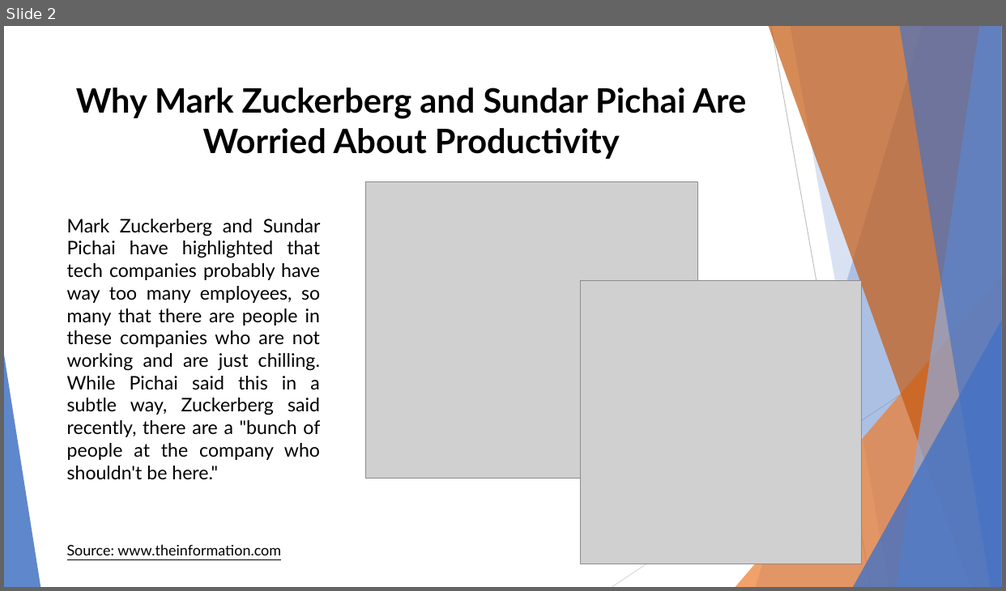
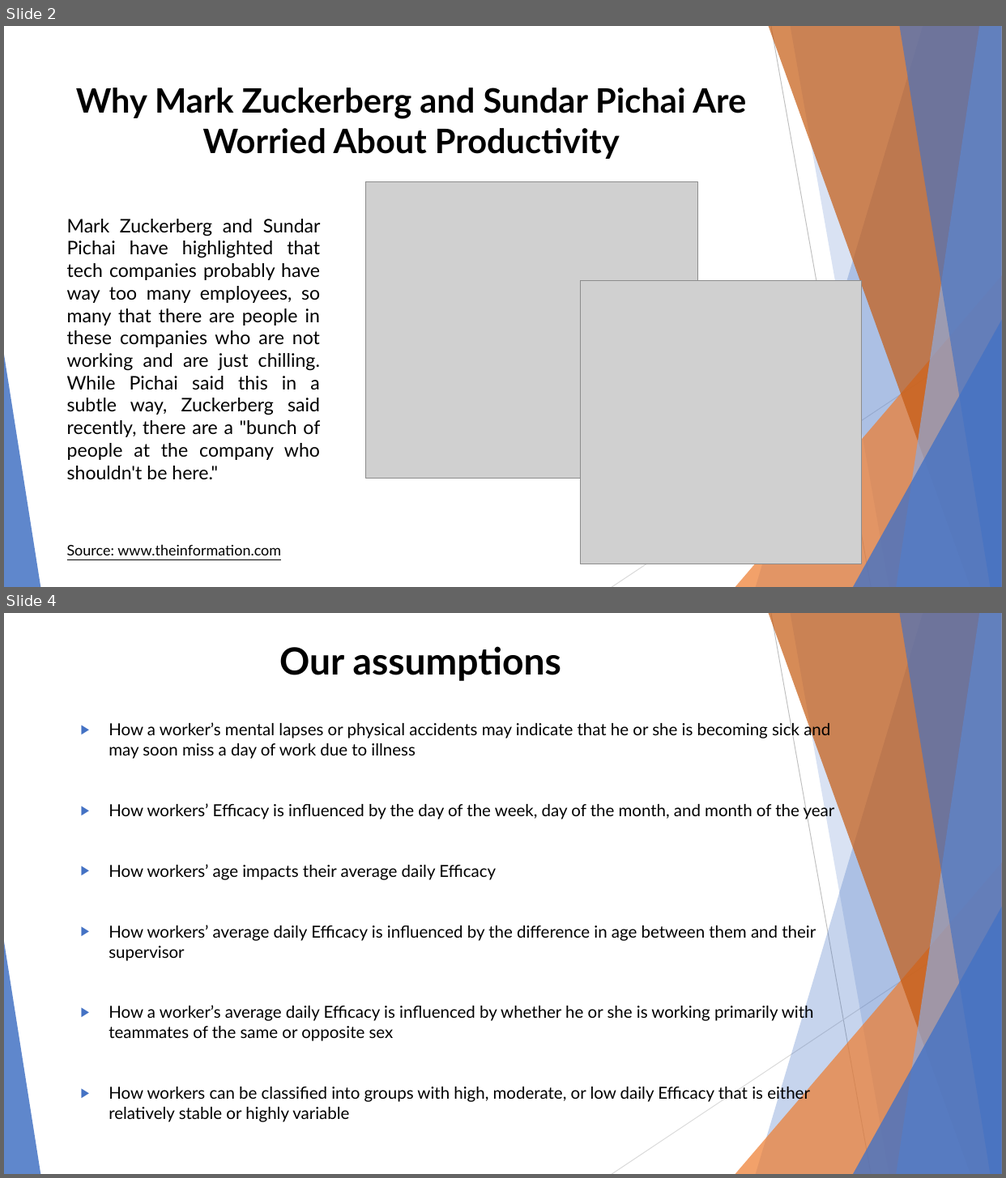
Before and after one commit to BekA-012/ms_kbtu_dv, a slide deck: HW #1/New approach to productivity.pptx. Shown one above the other, each under a label of ours: slide 2 before the commit, slides 2 and 4 after it; the slides between them are not shown. The pictures are 1006x591 and 1006x1178 pixels, drawn with LibreOffice and Linux fonts; fonts in the diff are those of the drawing; grey boxes stand for pictures. Boxes give left, top, right and bottom in pixels: in the first picture for what was removed or moved away, otherwise in the second. Text is boxed around its words. In the diff, an @@ line names an element or a change of style, - is before the commit and + after.

```diff
--- a/HW #1/New approach to productivity.pptx
+++ b/HW #1/New approach to productivity.pptx
@@ slide 4 added at box(4, 613, 1002, 1174), background #FFFFFF; not listed: 10 template elements that a slide beside it also shows @@
@@ title added at box(279, 646, 561, 681), 36 pt, text #000000, bold @@
+Our assumptions
@@ text added at box(108, 722, 835, 1122), 16 pt, text #000000 @@
+▶ How a worker’s mental lapses or physical accidents may indicate that he or she is becoming sick and may soon miss a day of work due to illness
+▶ How workers’ Efficacy is influenced by the day of the week, day of the month, and month of the year
+▶ How workers’ age impacts their average daily Efficacy
+▶ How workers’ average daily Efficacy is influenced by the difference in age between them and their supervisor
+▶ How a worker’s average daily Efficacy is influenced by whether he or she is working primarily with teammates of the same or opposite sex
+▶ How workers can be classified into groups with high, moderate, or low daily Efficacy that is either relatively stable or highly variable
```
Also in this commit, not shown: 2 slides changed, 1 other slide added, 1 other file.
